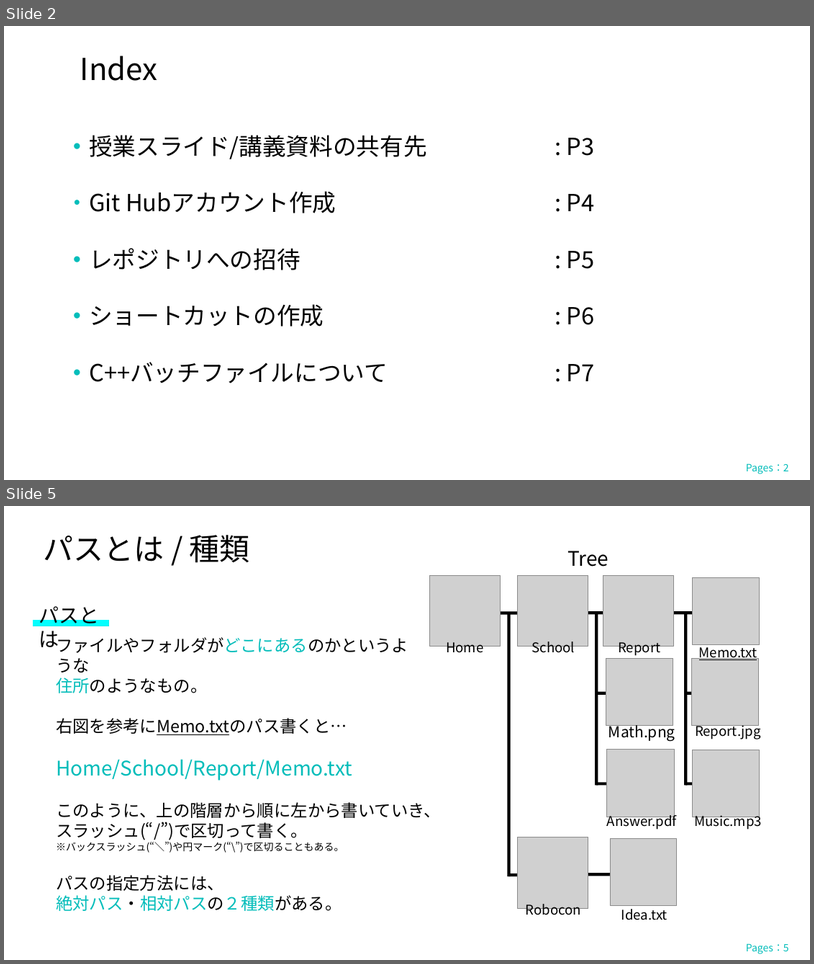
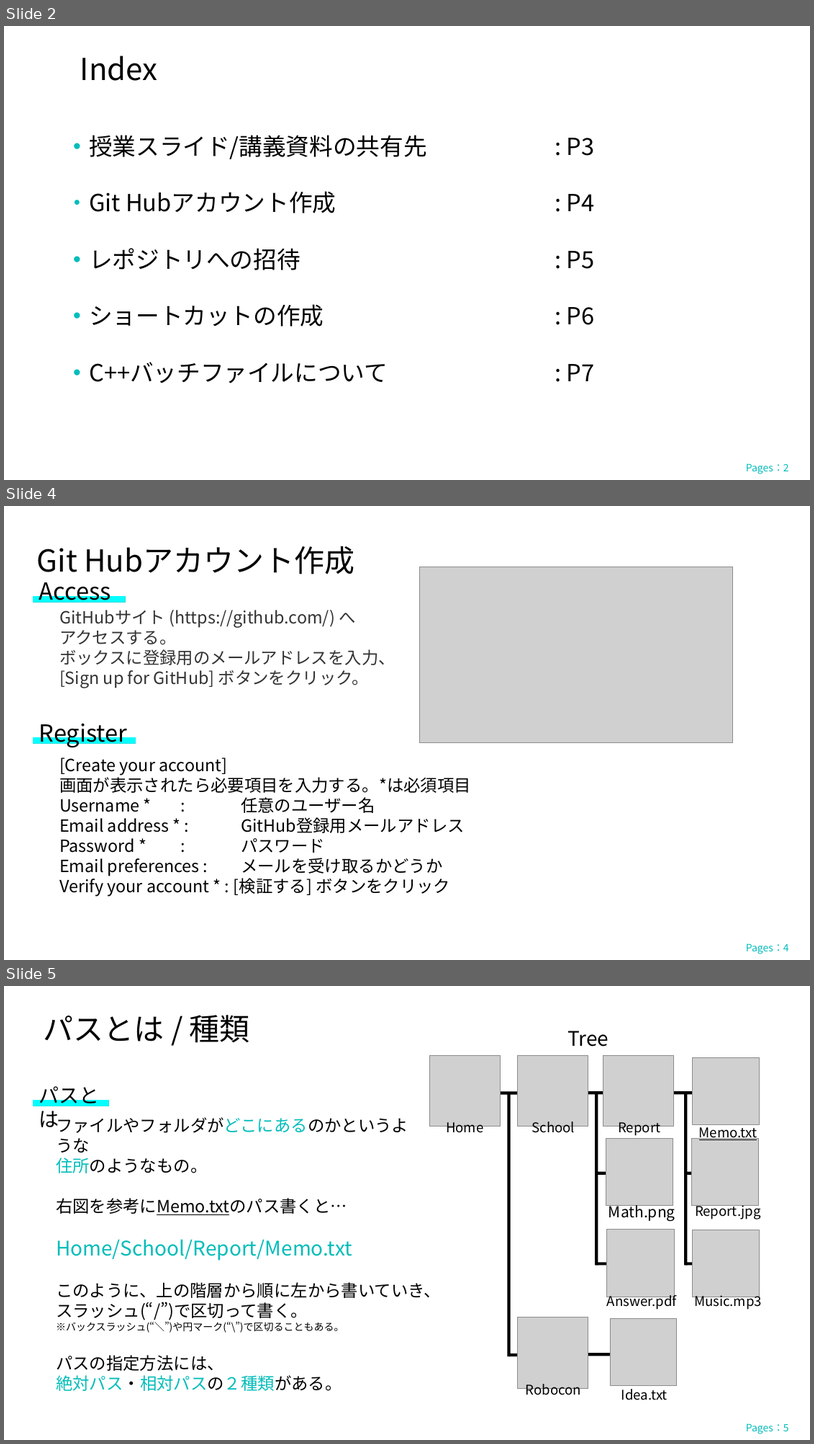
Before and after one commit to elsy0111/Robocon, a slide deck: 授業スライド/制御授業資料0_授業に当たって.pptx. Shown one above the other, each under a label of ours: slides 2 and 5 before the commit, slides 2, 4 and 5 after it; the slides between them are not shown. The pictures are 814x964 and 814x1444 pixels, drawn with LibreOffice and Linux fonts; fonts in the diff are those of the drawing; grey boxes stand for pictures; background and template pictures are left out. Boxes give left, top, right and bottom in pixels: in the first picture for what was removed or moved away, otherwise in the second. Text is boxed around its words. In the diff, an @@ line names an element or a change of style, - is before the commit and + after.

```diff
--- a/授業スライド/制御授業資料0_授業に当たって.pptx
+++ b/授業スライド/制御授業資料0_授業に当たって.pptx
@@ slide 4 added at bbox=[4, 506, 810, 960], background picture (left out) @@
@@ text added at bbox=[37, 546, 355, 574], 36 pt, text #000000 @@
+Git Hubアカウント作成
@@ picture added at bbox=[419, 567, 733, 743] @@
@@ text added at bbox=[39, 582, 111, 602], 28 pt, text #000000 @@
+Access
@@ text added at bbox=[59, 610, 396, 688], 20 pt, text #333333 @@
+GitHubサイト (https://github.com/) へ
+アクセスする。
+ボックスに登録用のメールアドレスを入力、
+[Sign up for GitHub] ボタンをクリック。
@@ text added at bbox=[39, 723, 128, 747], 28 pt, text #000000 @@
+Register
@@ text added at bbox=[59, 757, 471, 896], 20 pt, text #000000 @@
+[Create your account]
+画面が表示されたら必要項目を入力する。*は必須項目
+Username * : 任意のユーザー名
+Email address * : GitHub登録用メールアドレス
+Password * : パスワード
+Email preferences : メールを受け取るかどうか
+Verify your account * : [検証する] ボタンをクリック
@@ text added at bbox=[746, 943, 790, 954], 12 pt, text #03BDBA @@
+Pages：4
```
Also in this commit, not shown: 1 slide changed, 2 slides removed, 2 other files.
